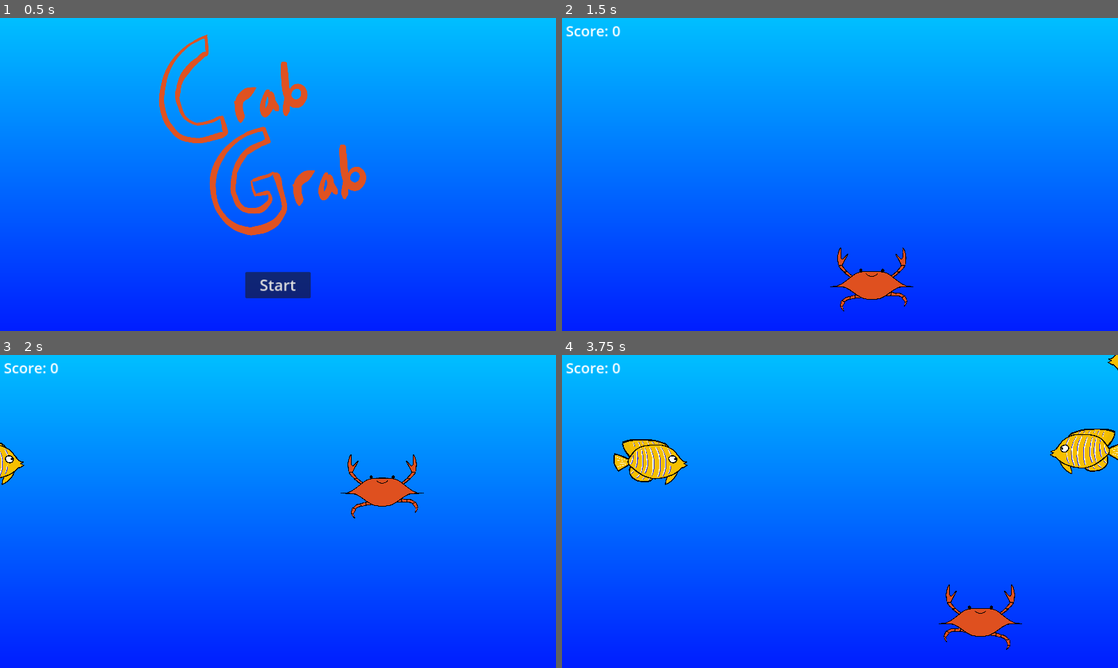
Above: before the commit, frames 1-4 (two rows, left to right).
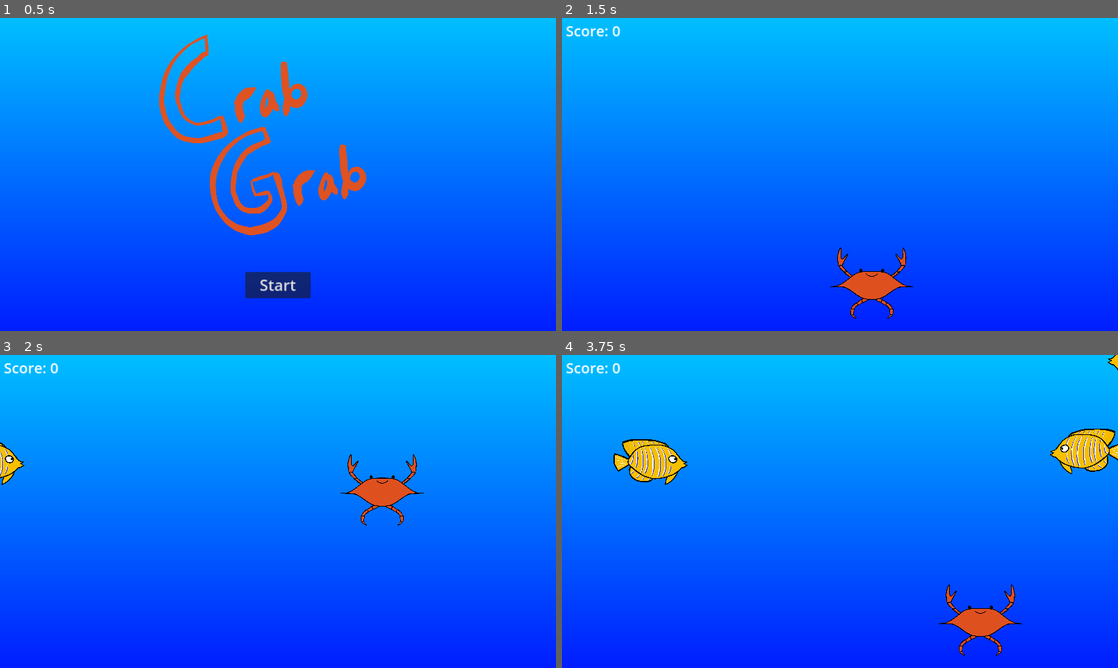
Above: after the commit, the same moments.

Repository: tkindy/crab-grab
Game: Godot game, scene res://scenes/main_menu.tscn
Two runs of this game, one before a commit and one after it. Both use one fixed random seed, a clock stepped at 60 frames per second and the inputs below.
Inputs:
- Up to frame 1 (0.5 s): no input
- Up to frame 2 (1.5 s): click "Start" at 0.5 s; tap Enter at 1.25 s; hold D (move_right) from 1.28 s (still down); tap Space (jump) at 1.35 s
- Up to frame 3 (2 s): keep holding D (move_right); tap Space (jump) at 1.52, 1.82 s
- Up to frame 4 (3.75 s): tap Space (jump) at 2.1, 2.27, 2.57, 2.85, 3.6 s; release D (move_right) at 2.78 s; hold A (move_left) 2.78-3.53 s; hold D (move_right) from 3.53 s (still down)

Frame 1 is identical in both runs. In frame 2, 0.2% of the frame differs, in the area x 50-63%, y 81-96%; in frame 3, 0.2%; in frame 4, 0.2%.

Commit message:
Animate jump

Diff:
--- a/scenes/player.gd
+++ b/scenes/player.gd
@@ -19,6 +19,8 @@
   if Input.is_action_just_pressed("jump") and jumps != 0:
     jumps -= 1
     velocity.y += JUMP_VELOCITY
+    $AnimationPlayer.stop(true)
+    $AnimationPlayer.play("jump")
 
   # Get the input direction and handle the movement/deceleration.
   var direction := Input.get_axis("move_left", "move_right")
@@ -27,9 +29,10 @@
   else:
     velocity.x = move_toward(velocity.x, 0, SPEED)
 
-  if velocity.x:
-    $AnimationPlayer.play("walk")
-  else:
-    $AnimationPlayer.play("RESET")
+  if $AnimationPlayer.current_animation != "jump":
+    if velocity.x:
+      $AnimationPlayer.play("walk")
+    else:
+      $AnimationPlayer.play("RESET")
 
   move_and_slide()
--- a/scenes/player.tscn
+++ b/scenes/player.tscn
@@ -1,11 +1,13 @@
-[gd_scene load_steps=11 format=3 uid="uid://d333dqdpbo1ps"]
+[gd_scene load_steps=14 format=3 uid="uid://d333dqdpbo1ps"]
 
 [ext_resource type="Script" path="res://scenes/player.gd" id="1_17ggi"]
-[ext_resource type="Texture2D" uid="uid://d073src56lqem" path="res://assets/frenchie/Frenchie-1.png" id="1_pn84j"]
-[ext_resource type="Texture2D" uid="uid://bpv8ckwpsd1nm" path="res://assets/frenchie/Frenchie-2.png" id="2_ulewr"]
-[ext_resource type="Texture2D" uid="uid://bhvs2li7i042y" path="res://assets/frenchie/Frenchie-3.png" id="3_8o8dd"]
-[ext_resource type="Texture2D" uid="uid://eyeiglski2cb" path="res://assets/frenchie/Frenchie-4.png" id="4_app1l"]
-[ext_resource type="Texture2D" uid="uid://48n8nn4rfy37" path="res://assets/frenchie/Frenchie-5.png" id="5_lflsc"]
+[ext_resource type="Texture2D" uid="uid://8pxrfsbema3f" path="res://assets/frenchie/Frenchie-Eyes.png" id="2_itoxx"]
+[ext_resource type="Texture2D" uid="uid://c1yunvddtjsae" path="res://assets/frenchie/Frenchie-Leg-Left.png" id="3_j2oue"]
+[ext_resource type="Texture2D" uid="uid://b1rivx4p7ifwx" path="res://assets/frenchie/Frenchie-Leg-Right.png" id="4_nubdx"]
+[ext_resource type="Texture2D" uid="uid://ddb0emfx3ltve" path="res://assets/frenchie/Frenchie-Arm-Left.png" id="5_pcbc1"]
+[ext_resource type="Texture2D" uid="uid://bk4iuxyydjay0" path="res://assets/frenchie/Frenchie-Arm-Right.png" id="6_iu5qr"]
+[ext_resource type="Texture2D" uid="uid://f6yo8wfnanmd" path="res://assets/frenchie/Frenchie-Shell.png" id="7_t3nkt"]
+[ext_resource type="Texture2D" uid="uid://bmyckuc3mf38y" path="res://assets/frenchie/Frenchie-Mouth.png" id="8_gdljl"]
 
 [sub_resource type="RectangleShape2D" id="RectangleShape2D_cnin2"]
 size = Vector2(150, 128.5)
@@ -18,10 +20,22 @@
 tracks/0/type = "value"
 tracks/0/imported = false
 tracks/0/enabled = true
-tracks/0/path = NodePath("Body/Legs:rotation")
+tracks/0/path = NodePath("Body/LegLeft:rotation")
 tracks/0/interp = 1
 tracks/0/loop_wrap = true
 tracks/0/keys = {
+"times": PackedFloat32Array(0, 0.125, 0.25, 0.375),
+"transitions": PackedFloat32Array(1, 1, 1, 1),
+"update": 0,
+"values": [0.0, -0.139626, 0.0, 0.139626]
+}
+tracks/1/type = "value"
+tracks/1/imported = false
+tracks/1/enabled = true
+tracks/1/path = NodePath("Body/LegRight:rotation")
+tracks/1/interp = 1
+tracks/1/loop_wrap = true
+tracks/1/keys = {
 "times": PackedFloat32Array(0, 0.125, 0.25, 0.375),
 "transitions": PackedFloat32Array(1, 1, 1, 1),
 "update": 0,
@@ -33,7 +47,7 @@
 tracks/0/type = "value"
 tracks/0/imported = false
 tracks/0/enabled = true
-tracks/0/path = NodePath("Body/Legs:rotation")
+tracks/0/path = NodePath("Body/LegLeft:rotation")
 tracks/0/interp = 1
 tracks/0/loop_wrap = true
 tracks/0/keys = {
@@ -42,10 +56,52 @@
 "update": 0,
 "values": [0.0]
 }
+tracks/1/type = "value"
+tracks/1/imported = false
+tracks/1/enabled = true
+tracks/1/path = NodePath("Body/LegRight:rotation")
+tracks/1/interp = 1
+tracks/1/loop_wrap = true
+tracks/1/keys = {
+"times": PackedFloat32Array(0),
+"transitions": PackedFloat32Array(1),
+"update": 0,
+"values": [0.0]
+}
+
+[sub_resource type="Animation" id="Animation_m6brr"]
+resource_name = "jump"
+length = 0.5
+step = 0.125
+tracks/0/type = "value"
+tracks/0/imported = false
+tracks/0/enabled = true
+tracks/0/path = NodePath("Body/LegLeft:rotation")
+tracks/0/interp = 1
+tracks/0/loop_wrap = true
+tracks/0/keys = {
+"times": PackedFloat32Array(0, 0.125, 0.5),
+"transitions": PackedFloat32Array(1, 1, 1),
+"update": 0,
+"values": [0.0, -0.436332, 0.0]
+}
+tracks/1/type = "value"
+tracks/1/imported = false
+tracks/1/enabled = true
+tracks/1/path = NodePath("Body/LegRight:rotation")
+tracks/1/interp = 1
+tracks/1/loop_wrap = true
+tracks/1/keys = {
+"times": PackedFloat32Array(0, 0.125, 0.5),
+"transitions": PackedFloat32Array(1, 1, 1),
+"update": 0,
+"values": [0.0, 0.436332, 0.0]
+}
 
 [sub_resource type="AnimationLibrary" id="AnimationLibrary_ixa8w"]
 _data = {
 "RESET": SubResource("Animation_f7ss8"),
+"jump": SubResource("Animation_m6brr"),
 "walk": SubResource("Animation_f7mhu")
 }
 
@@ -59,19 +115,27 @@
 metadata/_edit_group_ = true
 
 [node name="Eyes" type="Sprite2D" parent="Body"]
-texture = ExtResource("1_pn84j")
+texture = ExtResource("2_itoxx")
 
-[node name="Legs" type="Sprite2D" parent="Body"]
-texture = ExtResource("2_ulewr")
+[node name="LegLeft" type="Sprite2D" parent="Body"]
+scale = Vector2(1, 1)
+texture = ExtResource("3_j2oue")
 
-[node name="Arms" type="Sprite2D" parent="Body"]
-texture = ExtResource("3_8o8dd")
+[node name="LegRight" type="Sprite2D" parent="Body"]
+scale = Vector2(1, 1)
+texture = ExtResource("4_nubdx")
+
+[node name="ArmLeft" type="Sprite2D" parent="Body"]
+texture = ExtResource("5_pcbc1")
+
+[node name="ArmRight" type="Sprite2D" parent="Body"]
+texture = ExtResource("6_iu5qr")
 
 [node name="Shell" type="Sprite2D" parent="Body"]
-texture = ExtResource("4_app1l")
+texture = ExtResource("7_t3nkt")
 
 [node name="Mouth" type="Sprite2D" parent="Body"]
-texture = ExtResource("5_lflsc")
+texture = ExtResource("8_gdljl")
 
 [node name="CollisionShape2D" type="CollisionShape2D" parent="."]
 visible = false
Binary file removed: assets/frenchie/Frenchie-2.png
Binary file removed: assets/frenchie/Frenchie-3.png
Binary file added: assets/frenchie/Frenchie-Arm-Left.png
Not shown, added: assets/frenchie/Frenchie-Arm-Left.png.import
Binary file added: assets/frenchie/Frenchie-Arm-Right.png
Not shown, changed: assets/frenchie/Frenchie-Arm-Right.png.import
Renamed: assets/frenchie/Frenchie-1.png -> assets/frenchie/Frenchie-Eyes.png
Not shown, changed: assets/frenchie/Frenchie-Eyes.png.import
Binary file added: assets/frenchie/Frenchie-Leg-Left.png
Not shown, changed: assets/frenchie/Frenchie-Leg-Left.png.import
Binary file added: assets/frenchie/Frenchie-Leg-Right.png
Not shown, added: assets/frenchie/Frenchie-Leg-Right.png.import
(and 4 more such lines)
